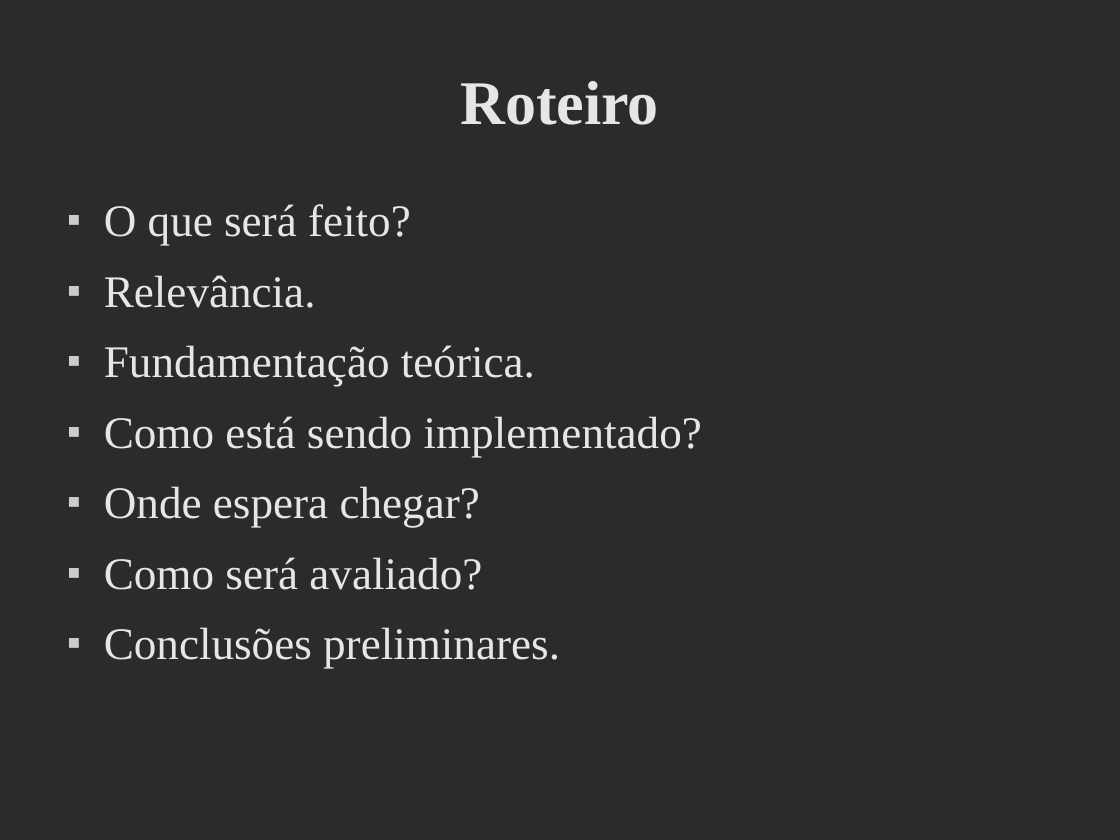
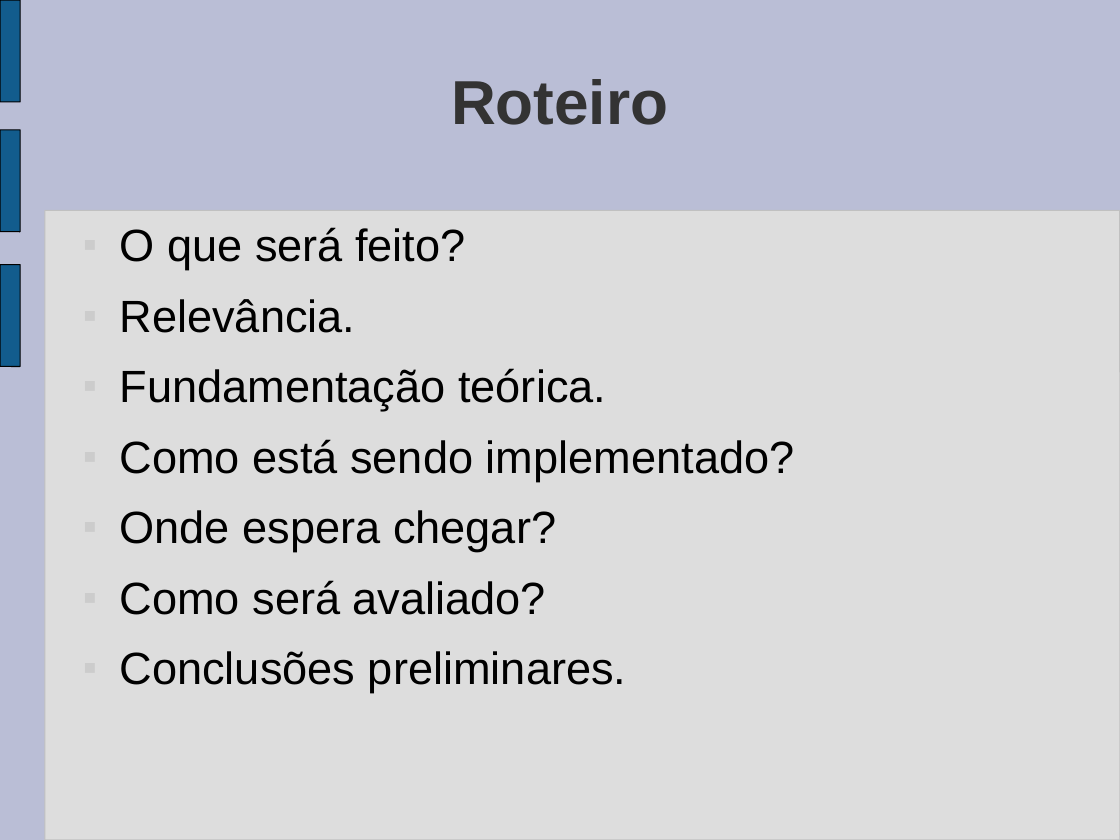
Before and after one commit to tonismar/tcc-tonismar, a slide deck: slide 2 of TCC/Monografia/SeminarioAndamento.ppt. Drawn at 1120x840 pixels with LibreOffice and Linux fonts; fonts in the diff are those of the drawing; background and template pictures are left out; a plain dark background stands for a picture behind light text. Boxes give left, top, right and bottom in pixels: in the first picture for what was removed or moved away, otherwise in the second. Text is boxed around its words. In the diff, an @@ line names an element or a change of style, - is before the commit and + after.

```diff
--- a/TCC/Monografia/SeminarioAndamento.ppt
+++ b/TCC/Monografia/SeminarioAndamento.ppt
@@ background picture (left out) to #BABED6 @@
@@ freeform shape added at [0,0,20,102], fill #125C8D, outline #000000 0.74 pt @@
@@ title "Roteiro" at [451,79,668,125]: font Times New Roman to Arial, text colour #E6E6E6 to #333333 @@
@@ freeform shape added at [0,130,20,232], fill #125C8D, outline #000000 0.74 pt @@
@@ rounded rectangle added at [45,210,1120,840], fill #DDDDDD, outline #C0C0C0 0.74 pt @@
@@ text "O que será feito?": place and size @@
-text "O que será feito?" at [104,204,702,669]
+text "O que será feito?" at [120,227,795,693]
@@ text "O que será feito?" at [120,227,795,693]: font Times New Roman to Arial, text colour #E6E6E6 to #000000 @@
@@ freeform shape added at [0,264,20,366], fill #125C8D, outline #000000 0.74 pt @@
```
Also in this commit, not shown: 8 other slides changed, 2 slides added.
